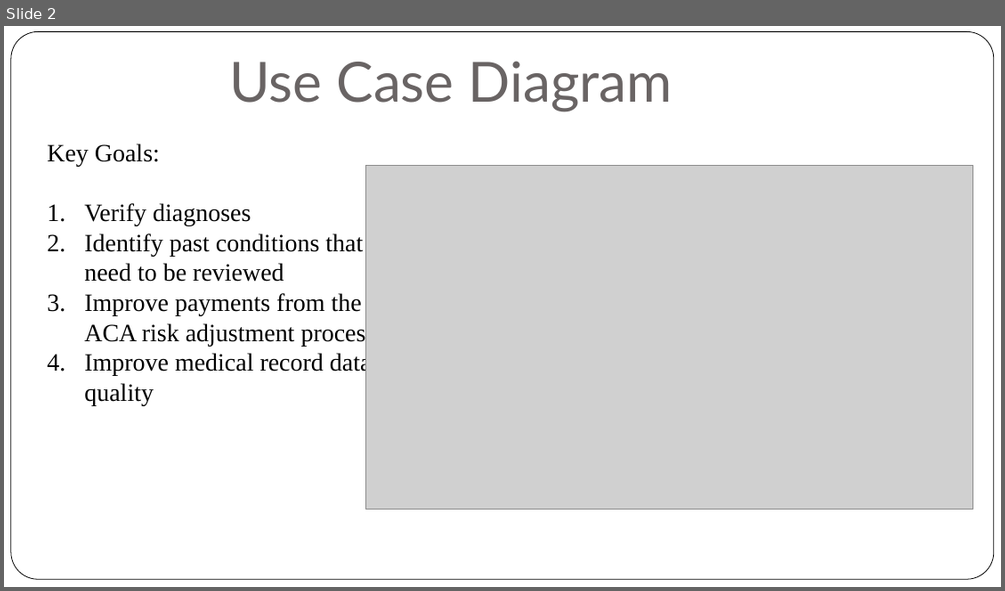
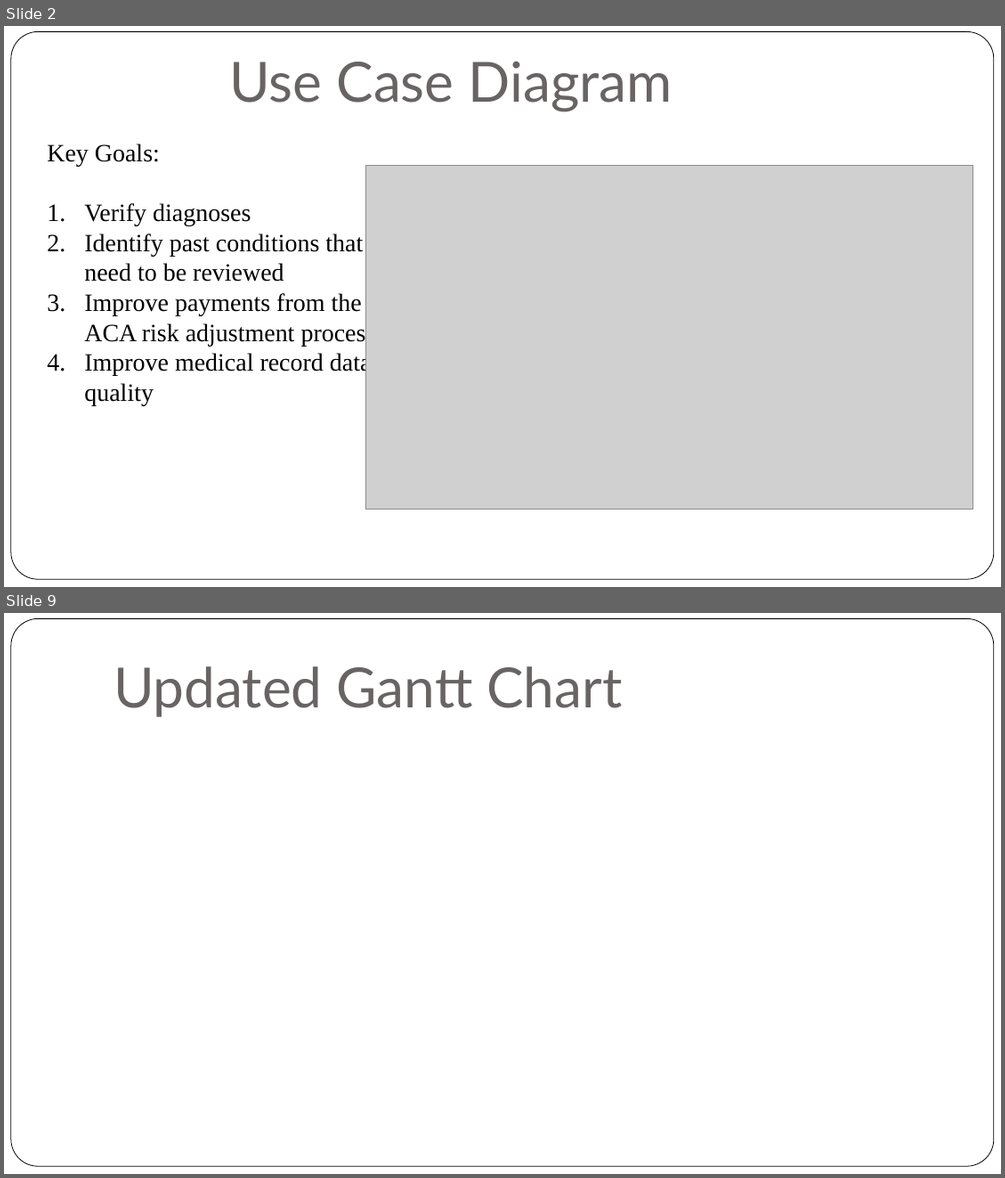
Before and after one commit to AnjaGuillory/FHIRED_Up, a slide deck: Team Deliverable 2/Technical Presentation - FHIRed Up.pptx. Shown one above the other, each under a label of ours: slide 2 before the commit, slides 2 and 9 after it; the slides between them are not shown. The pictures are 1005x591 and 1005x1178 pixels, drawn with LibreOffice and Linux fonts; fonts in the diff are those of the drawing; grey boxes stand for pictures. Boxes give left, top, right and bottom in pixels: in the first picture for what was removed or moved away, otherwise in the second. Text is boxed around its words. In the diff, an @@ line names an element or a change of style, - is before the commit and + after.

```diff
--- a/Team Deliverable 2/Technical Presentation - FHIRed Up.pptx
+++ b/Team Deliverable 2/Technical Presentation - FHIRed Up.pptx
@@ slide 9 added at bbox=[4, 613, 1001, 1174], background #FFFFFF; not listed: 1 template element that a slide beside it also shows @@
@@ title added at bbox=[113, 666, 622, 717], 40 pt, text #696464 @@
+Updated Gantt Chart
```
Also in this commit, not shown: 1 slide changed, 7 other slides added, 4 slides removed.
